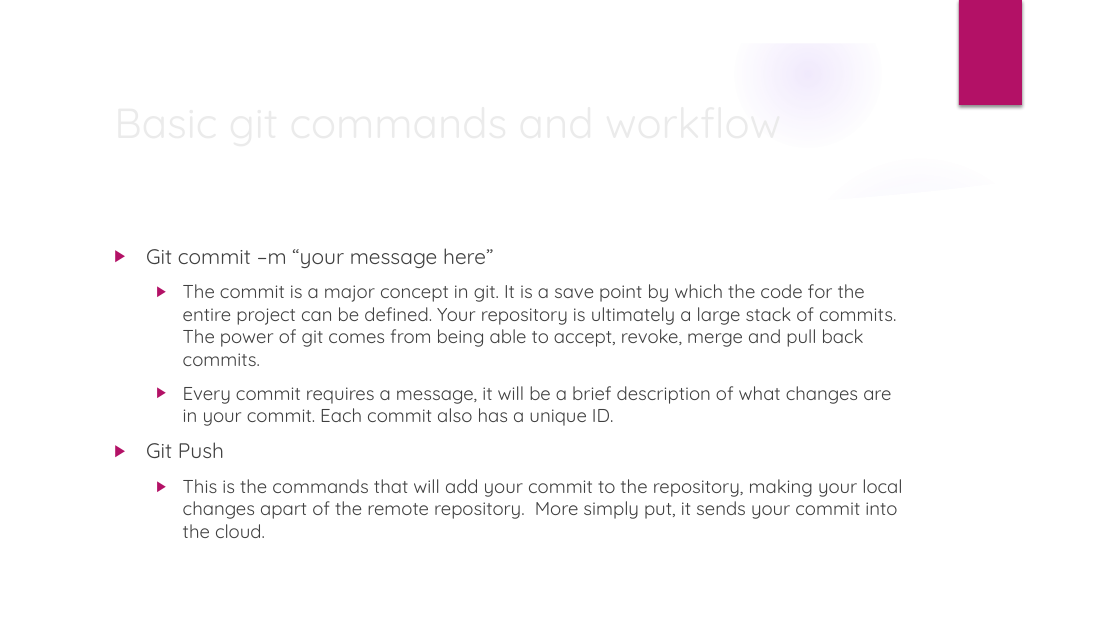
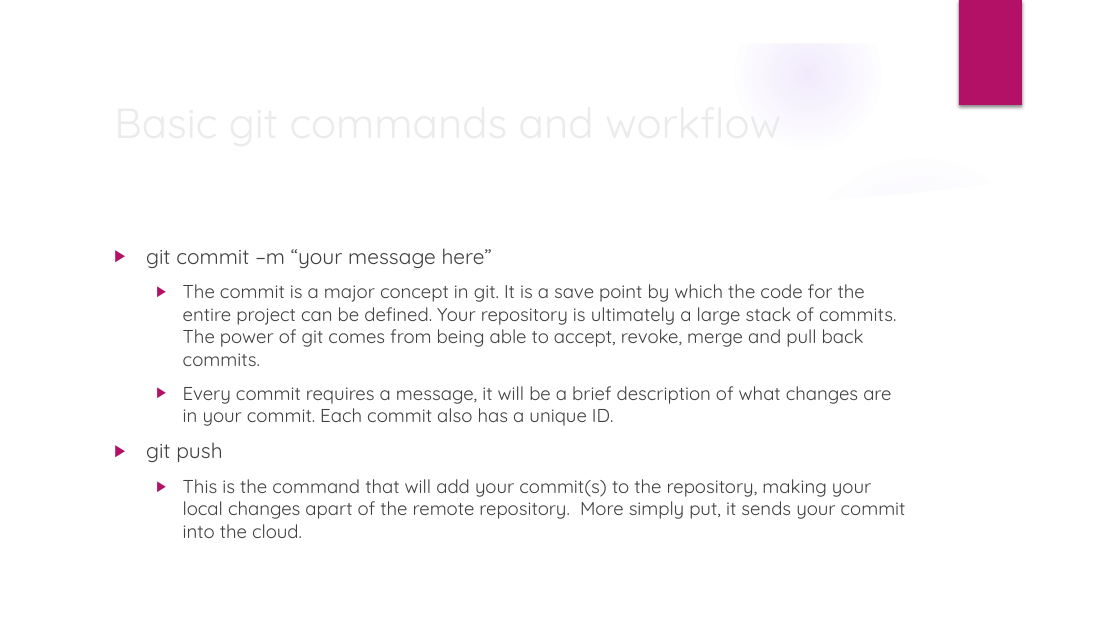
Before and after one commit to cdobos/git_session, a slide deck: slide 7 of Intro to git.pptx. Drawn at 1120x630 pixels with LibreOffice and Linux fonts; fonts in the diff are those of the drawing; background and template pictures are left out. Boxes give left, top, right and bottom in pixels: in the first picture for what was removed or moved away, otherwise in the second. Text is boxed around its words. In the diff, an @@ line names an element or a change of style, - is before the commit and + after.

Commit message:
added examples of basic git commands in ppx

```diff
--- a/Intro to git.pptx
+++ b/Intro to git.pptx
@@ text at box(146, 248, 492, 268): text changed @@
-▶ Git commit –m “your message here”
+▶ git commit –m “your message here”
@@ text at box(146, 442, 906, 538): text changed @@
-▶ Git Push
-  ▶ This is the commands that will add your commit to the repository, making your local changes apart of the remote repository. More simply put, it sends your commit into the cloud.
+▶ git push
+  ▶ This is the command that will add your commit(s) to the repository, making your local changes apart of the remote repository. More simply put, it sends your commit into the cloud.
```
Also in this commit, not shown: 2 other slides changed, 8 slides added.
